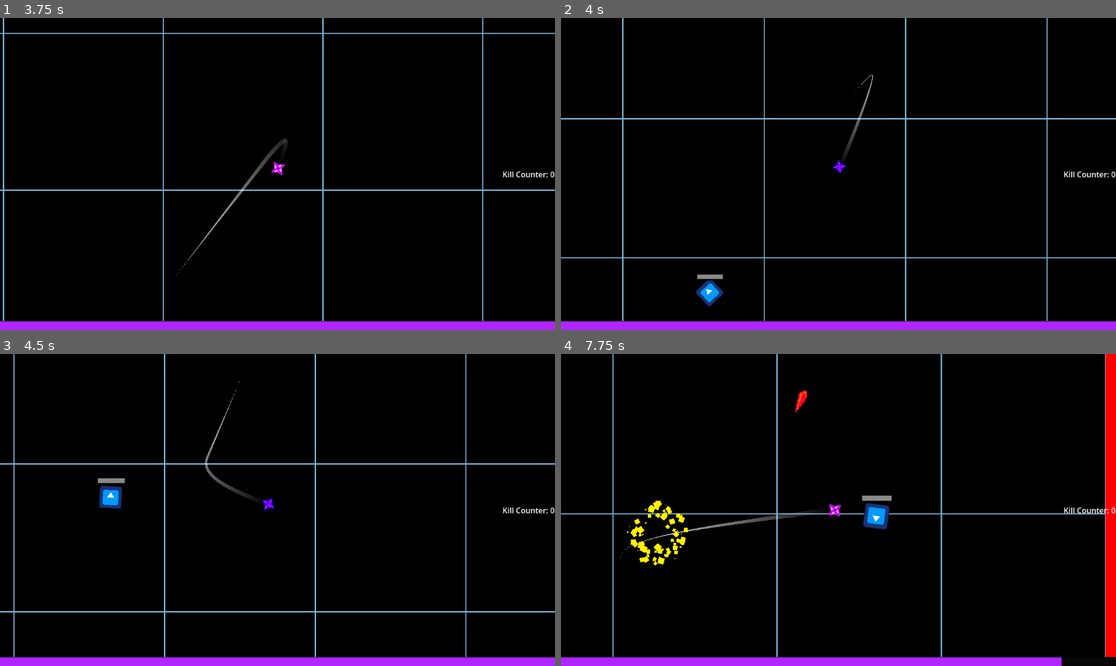
Above: before the commit, frames 1-4 (two rows, left to right).
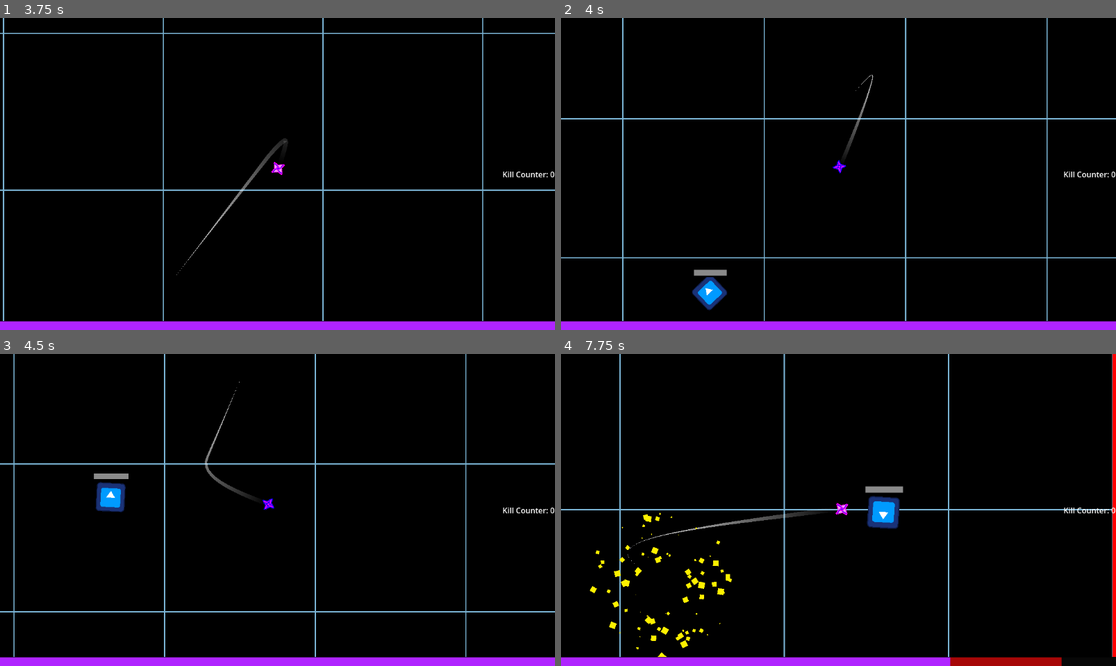
Above: after the commit, the same moments.

Repository: HazarBakir/void_blade
Game: Godot game, scene res://Scenes/main_menu.tscn
Same seed, same stepped clock (60 frames per second), same inputs: the game is played once before the commit and once after it. The engine's default icon, where the game draws it, is replaced by a stand-in: a white triangle on a blue panel in a dark square.
Inputs (mouse positions are in pixels of both pictures, inside the frame that each line leads up to):
- Up to frame 1 (3.75 s): click "Play" at 0.5 s; move the mouse to (399, 158) at 1.27 s; press the mouse at (399, 158) at 1.28 s; move the mouse to (166, 189) at 2.02 s; release the mouse at (166, 189) at 2.03 s; click (166, 189) at 2.1 s; move the mouse to (333, 105) at 2.77 s; press the mouse at (333, 105) at 2.78 s; move the mouse to (249, 236) at 3.52 s; release the mouse at (249, 236) at 3.53 s; click (249, 236) at 3.6 s
- Up to frame 2 (4 s): no input
- Up to frame 3 (4.5 s): move the mouse to (444, 556) at 4.27 s; press the mouse at (444, 556) at 4.28 s
- Up to frame 4 (7.75 s): move the mouse to (672, 463) at 5.02 s; release the mouse at (672, 463) at 5.03 s; click (672, 463) at 5.1 s; move the mouse to (866, 510) at 5.77 s; press the mouse at (866, 510) at 5.78 s; move the mouse to (755, 432) at 6.52 s; release the mouse at (755, 432) at 6.53 s; click (755, 432) at 6.6 s; move the mouse to (960, 494) at 7.27 s; press the mouse at (960, 494) at 7.28 s

Frame 1 is identical in both runs. In frame 2, 0.4% of the frame differs, in the area x 23-30%, y 80-94%; in frame 3, 0.5%; in frame 4, 6.7%, in the area x 0-100%, y 0-100%.

Commit message:
update: enemy scale got buffed

Diff:
--- a/Scenes/enemy_lvl_1_ranger.tscn
+++ b/Scenes/enemy_lvl_1_ranger.tscn
@@ -39,7 +39,7 @@
 bg_color = Color(0.54099, 0.540991, 0.540989, 1)
 
 [node name="enemy_lvl_1_ranger" type="CharacterBody2D"]
-scale = Vector2(2.04052, 2.04052)
+scale = Vector2(2.6, 2.6)
 script = ExtResource("1_rrurh")
 
 [node name="HealthComponent" parent="." instance=ExtResource("2_cipht")]
